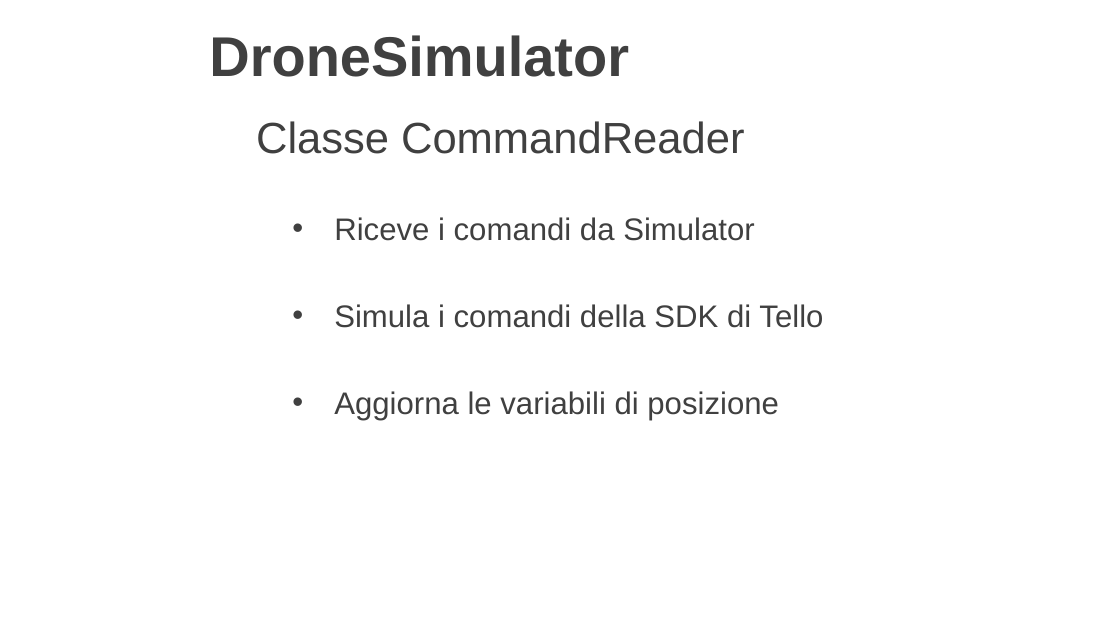
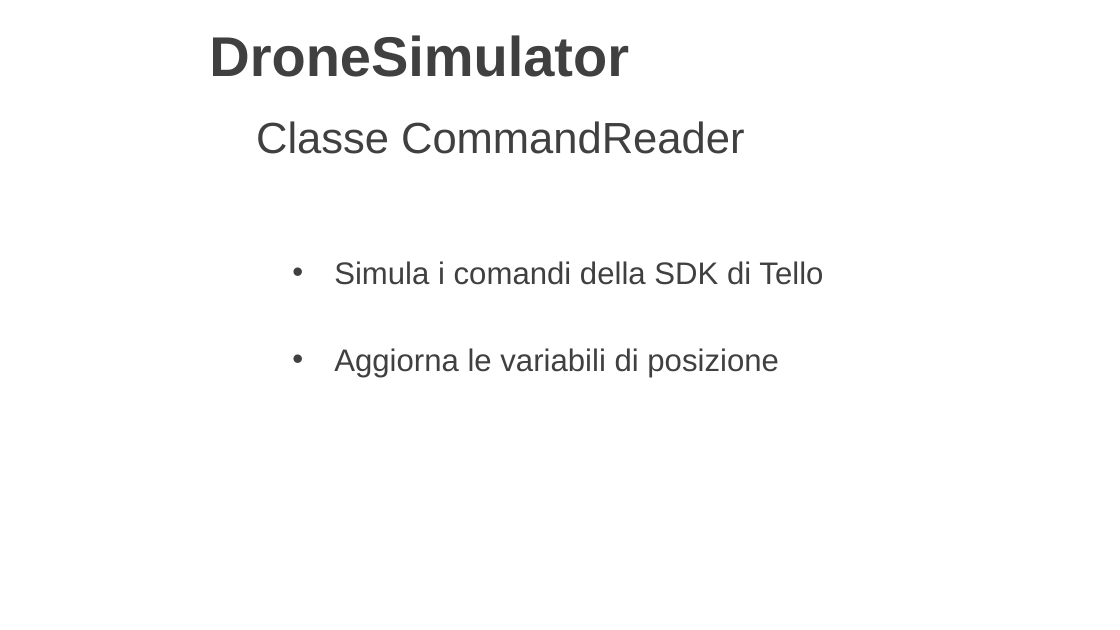
Before and after one commit to LuMug/DroneControlSystem, a slide deck: slide 27 of docs/Presentazione.pptx. Drawn at 1120x630 pixels with LibreOffice and Linux fonts; fonts in the diff are those of the drawing; background and template pictures are left out. Boxes give left, top, right and bottom in pixels: in the first picture for what was removed or moved away, otherwise in the second. Text is boxed around its words. In the diff, an @@ line names an element or a change of style, - is before the commit and + after.

```diff
--- a/docs/Presentazione.pptx
+++ b/docs/Presentazione.pptx
@@ text at bbox=[334, 217, 754, 241]: paragraph removed @@
-• Riceve i comandi da Simulator
```
Also in this commit, not shown: 2 other slides changed, 2 slides added, 1 slide removed.
